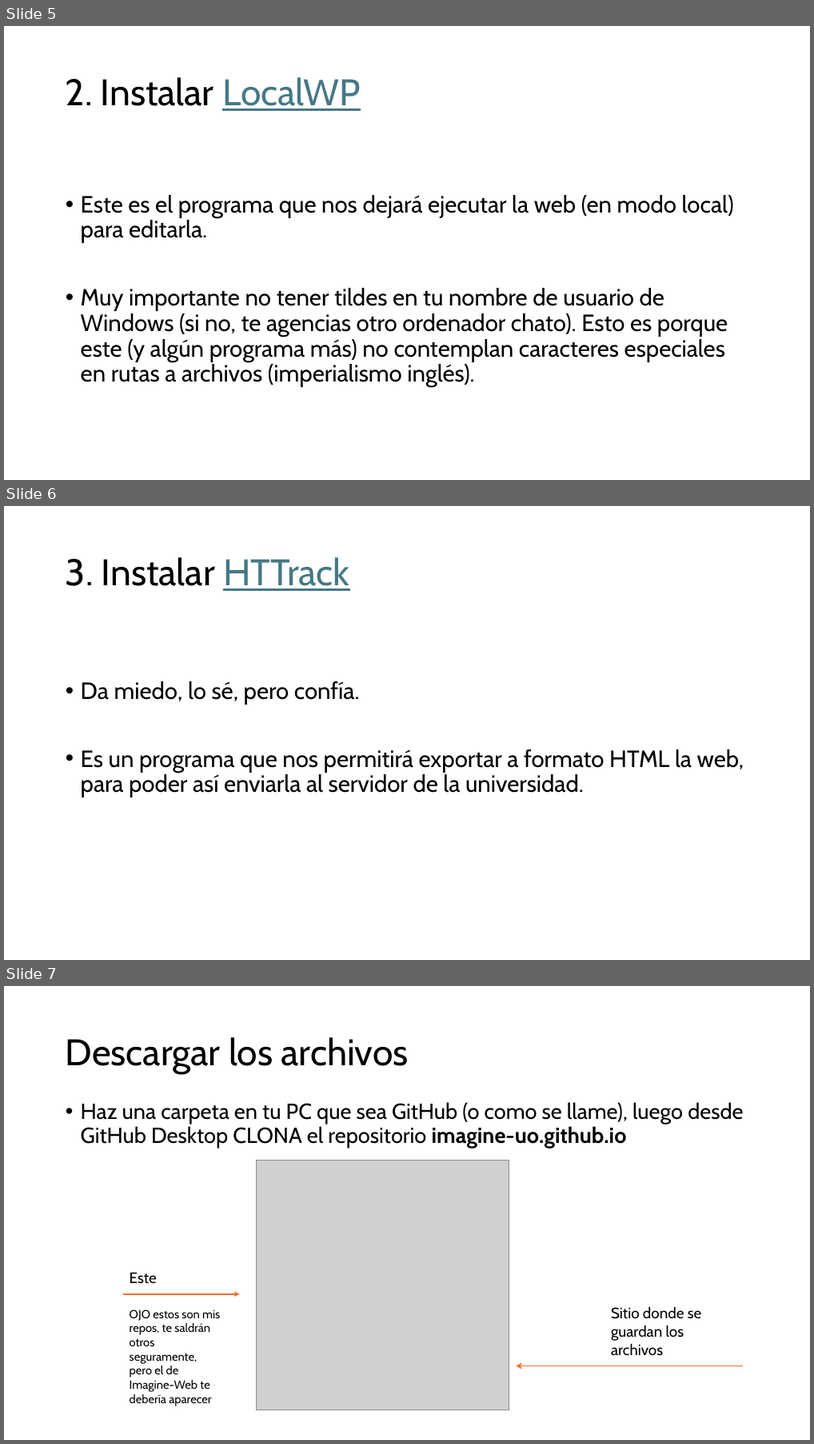
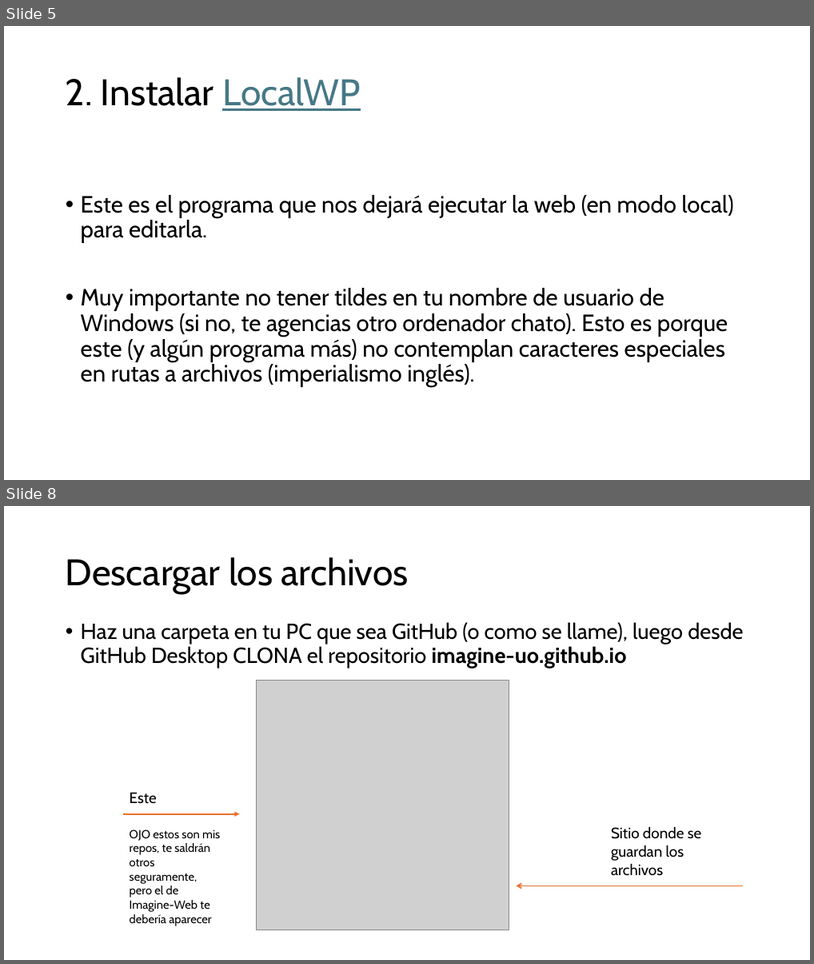
Before and after one commit to imagine-uo/imagine-uo.github.io, a slide deck: Guía para editar la web del grupo.pptx. Shown one above the other, each under a label of ours: slides 5, 6 and 7 before the commit, slides 5 and 8 after it; the slides between them are not shown. The pictures are 814x1444 and 814x964 pixels, drawn with LibreOffice and Linux fonts; fonts in the diff are those of the drawing; grey boxes stand for pictures. Boxes give left, top, right and bottom in pixels: in the first picture for what was removed or moved away, otherwise in the second. Text is boxed around its words. In the diff, an @@ line names an element or a change of style, - is before the commit and + after.

```diff
--- a/Guía para editar la web del grupo.pptx
+++ b/Guía para editar la web del grupo.pptx
@@ slide 6 removed at [4, 506, 810, 960], background #FFFFFF @@
@@ title removed at [66, 557, 350, 591] @@
-3. Instalar HTTrack
@@ text removed at [81, 681, 745, 797] @@
-• Da miedo, lo sé, pero confía.
-• Es un programa que nos permitirá exportar a formato HTML la web, para poder así enviarla al servidor de la universidad.
@@ what was slide 7 is now slide 8 @@
```
Also in this commit, not shown: 5 slides changed, 3 slides added, 4 other slides removed, 1 other file.
